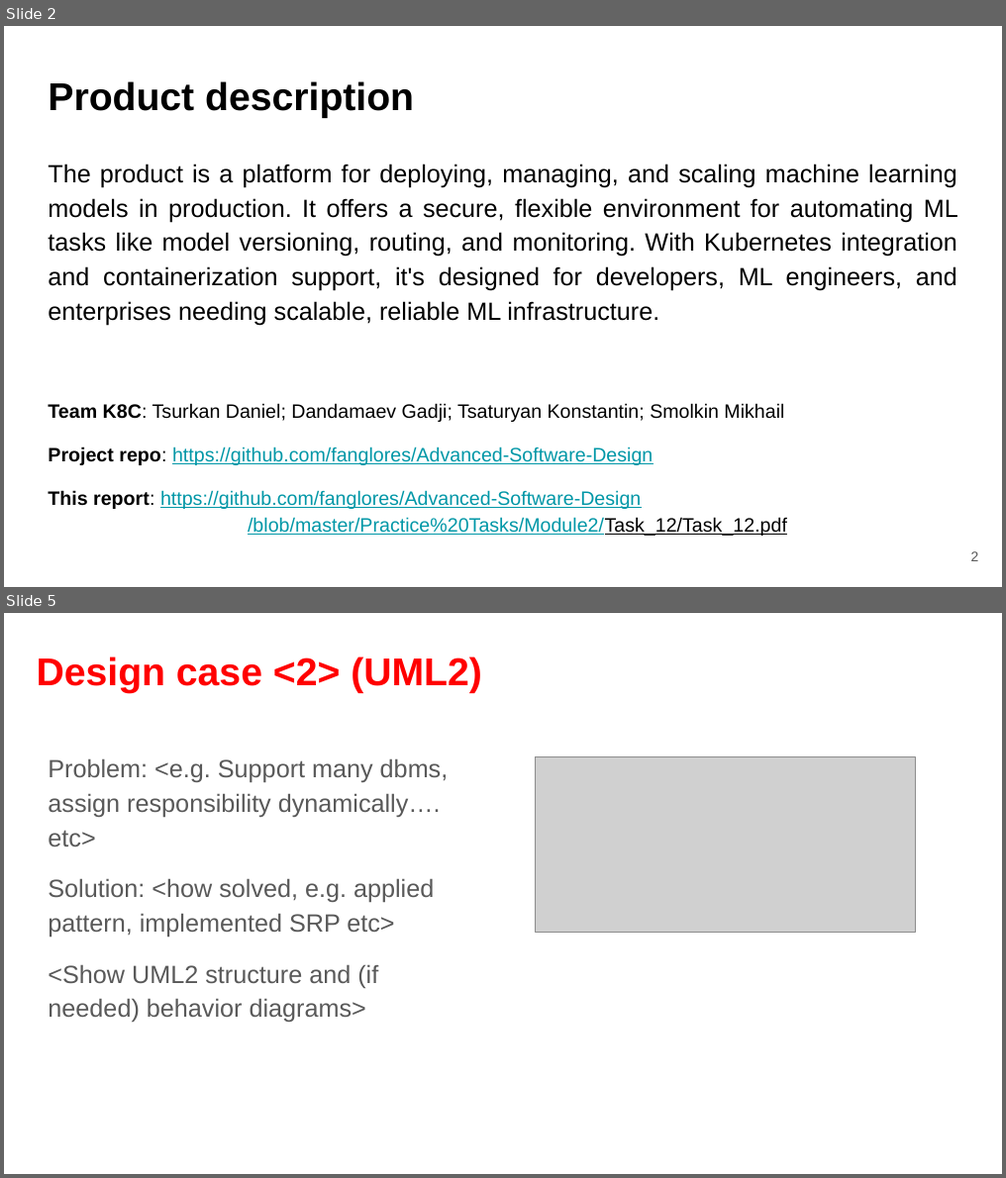
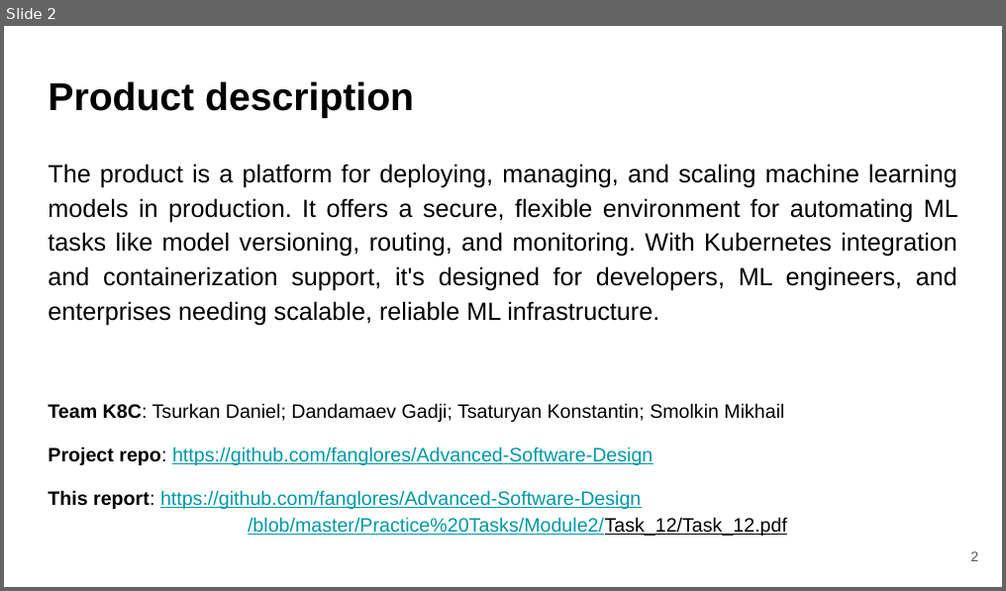
Before and after one commit to fanglores/Advanced-Software-Design, a slide deck: PracticeTasks/Module2/Task_12/Task_12.pptx. Shown one above the other, each under a label of ours: slides 2 and 5 before the commit, slide 2 after it; the slides between them are not shown. The pictures are 1006x1178 and 1006x591 pixels, drawn with LibreOffice and Linux fonts; fonts in the diff are those of the drawing; grey boxes stand for pictures. Boxes give left, top, right and bottom in pixels: in the first picture for what was removed or moved away, otherwise in the second. Text is boxed around its words. In the diff, an @@ line names an element or a change of style, - is before the commit and + after.

```diff
--- a/PracticeTasks/Module2/Task_12/Task_12.pptx
+++ b/PracticeTasks/Module2/Task_12/Task_12.pptx
@@ slide 5 removed at (4,613,1002,1174), background #FFFFFF @@
@@ title removed at (37,657,482,693) @@
-Design case <2> (UML2)
@@ text removed at (48,759,449,1022) @@
-Problem: <e.g. Support many dbms, assign responsibility dynamically…. etc>
-Solution: <how solved, e.g. applied pattern, implemented SRP etc>
-<Show UML2 structure and (if needed) behavior diagrams>
@@ picture removed at (535,757,915,932) @@
```
Also in this commit, not shown: 4 slides changed, 1 slide added, 1 other file.
